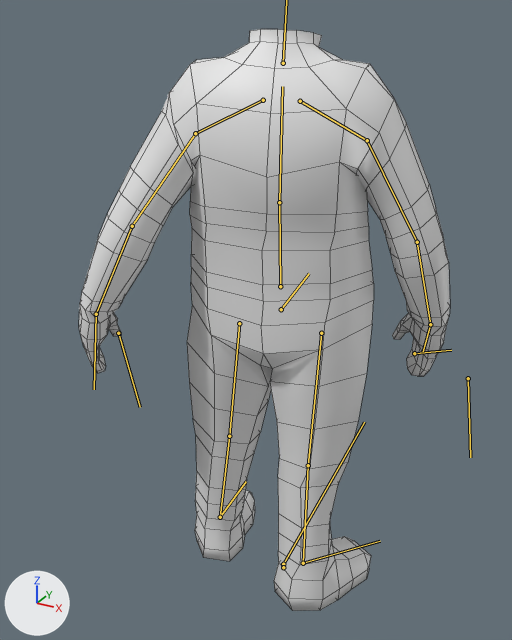
What one commit did to the FBX model Content/Driver/RetargetedAnimations/Export/A_ShoulderRubbing.fbx.
Before and after are seen from a camera (50 mm lens) standing at (0.907, -1.866, 1.924) and looking at (-0.062, -0.103, 1.043). Every picture has the same lights, and +X, +Y and +Z are marked at lower left. Both versions are drawn at frame 104 of the action 'root|RefrencePose'; the numbers are the values there. The bones that bend it are drawn over the model as lines. Mesh edges are drawn as thin lines.

Objects in the first picture: 'body'.
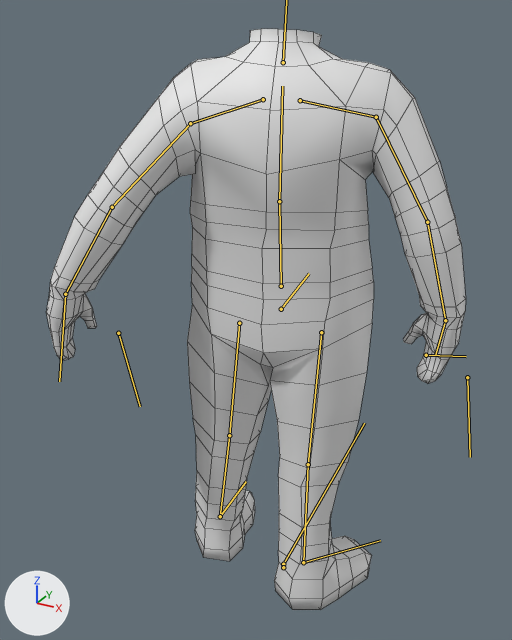
What changed in the scene script:
```text
Change bone_clavicle_r:
    where bone_clavicle_r = bpy.data.objects['Armature'].pose.bones['clavicle_r']  # child of 'spine_3'
    bone_clavicle_r.rotation_quaternion: (0.984, -0.093, -0.083, 0.128) -> (0.992, 0.048, -0.023, 0.114)  # degrees (-12, -8, 16) -> degrees (5, -3, 13)
Change bone_upperarm_r:
    where bone_upperarm_r = bpy.data.objects['Armature'].pose.bones['upperarm_r']  # child of 'clavicle_r'
    bone_upperarm_r.rotation_quaternion: (0.993, 0.073, 0.089, 0.004) -> (0.991, -0.084, 0.042, -0.099)  # degrees (9, 10, 1) -> degrees (-10, 4, -12)
Change bone_lowerarm_r:
    where bone_lowerarm_r = bpy.data.objects['Armature'].pose.bones['lowerarm_r']  # child of 'upperarm_r'
    bone_lowerarm_r.rotation_quaternion: (0.997, -0.041, 0.015, 0.062) -> (0.998, -0.039, 0.005, 0.053)  # degrees (-5, 2, 7) -> degrees (-4, 1, 6)
Change bone_hand_r:
    where bone_hand_r = bpy.data.objects['Armature'].pose.bones['hand_r']  # child of 'lowerarm_r'
    bone_hand_r.rotation_quaternion: (0.98, 0.044, 0.19, 0.029) -> (0.981, 0.01, 0.188, 0.051)  # degrees (6, 22, 5) -> degrees (2, 22, 6)
Change bone_clavicle_l:
    where bone_clavicle_l = bpy.data.objects['Armature'].pose.bones['clavicle_l']  # child of 'spine_3'
    bone_clavicle_l.rotation_quaternion: (0.99, -0.098, 0.068, -0.081) -> (0.995, -0.05, 0.049, 0.074)  # degrees (-12, 7, -10) -> degrees (-5, 6, 8)
Change bone_upperarm_l:
    where bone_upperarm_l = bpy.data.objects['Armature'].pose.bones['upperarm_l']  # child of 'clavicle_l'
    bone_upperarm_l.rotation_quaternion: (0.955, 0.093, -0.246, 0.139) -> (0.993, 0.114, -0.029, 0.026)  # degrees (7, -30, 15) -> degrees (13, -4, 3)
Change bone_lowerarm_l:
    where bone_lowerarm_l = bpy.data.objects['Armature'].pose.bones['lowerarm_l']  # child of 'upperarm_l'
    bone_lowerarm_l.rotation_quaternion: (0.999, -0.031, -0.009, -0.025) -> (0.999, -0.02, -0.012, -0.025)  # degrees (-3, -1, -3) -> degrees (-2, -1, -3)
Change bone_hand_l:
    where bone_hand_l = bpy.data.objects['Armature'].pose.bones['hand_l']  # child of 'lowerarm_l'
    bone_hand_l.rotation_quaternion: (0.956, 0.048, -0.284, -0.05) -> (0.961, 0.009, -0.274, -0.031)  # degrees (8, -33, -8) -> degrees (2, -32, -4)
```

What differs and where, as boxes (x1, y1, x2, y2) in the pictures (512 x 640 px):
'body', posed (13% wider)
    before: (79, 29, 450, 611)
    after: (46, 29, 466, 610)
bone 'clavicle_r', root to tip
    before: (300, 101) to (367, 140)
    after: (300, 100) to (376, 117)
bone 'upperarm_r', root to tip
    before: (367, 140) to (417, 242)
    after: (376, 117) to (427, 222)
bone 'lowerarm_r', root to tip
    before: (417, 242) to (430, 324)
    after: (427, 222) to (445, 320)
bone 'hand_r', root to tip
    before: (430, 324) to (423, 351)
    after: (445, 320) to (435, 355)
bone 'clavicle_l', root to tip
    before: (263, 100) to (195, 133)
    after: (263, 99) to (190, 123)
bone 'upperarm_l', root to tip
    before: (195, 133) to (132, 226)
    after: (190, 123) to (112, 207)
bone 'lowerarm_l', root to tip
    before: (132, 226) to (96, 314)
    after: (112, 207) to (65, 294)
bone 'hand_l', root to tip
    before: (96, 314) to (94, 389)
    after: (65, 294) to (59, 381)
